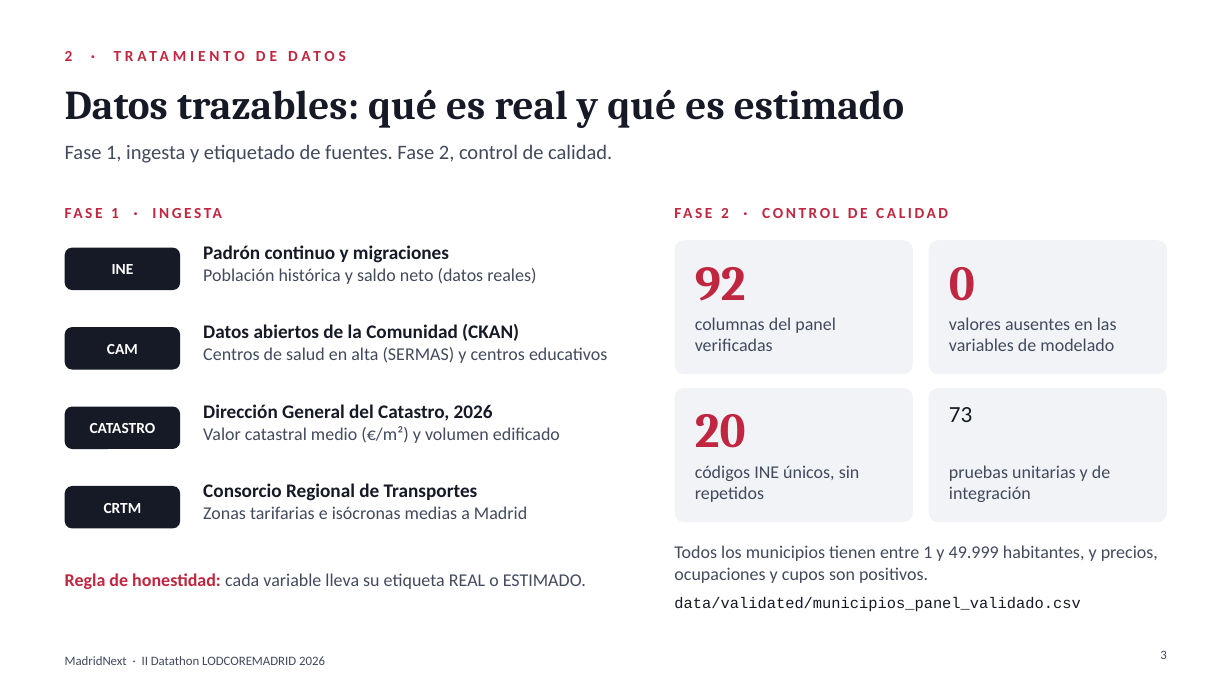
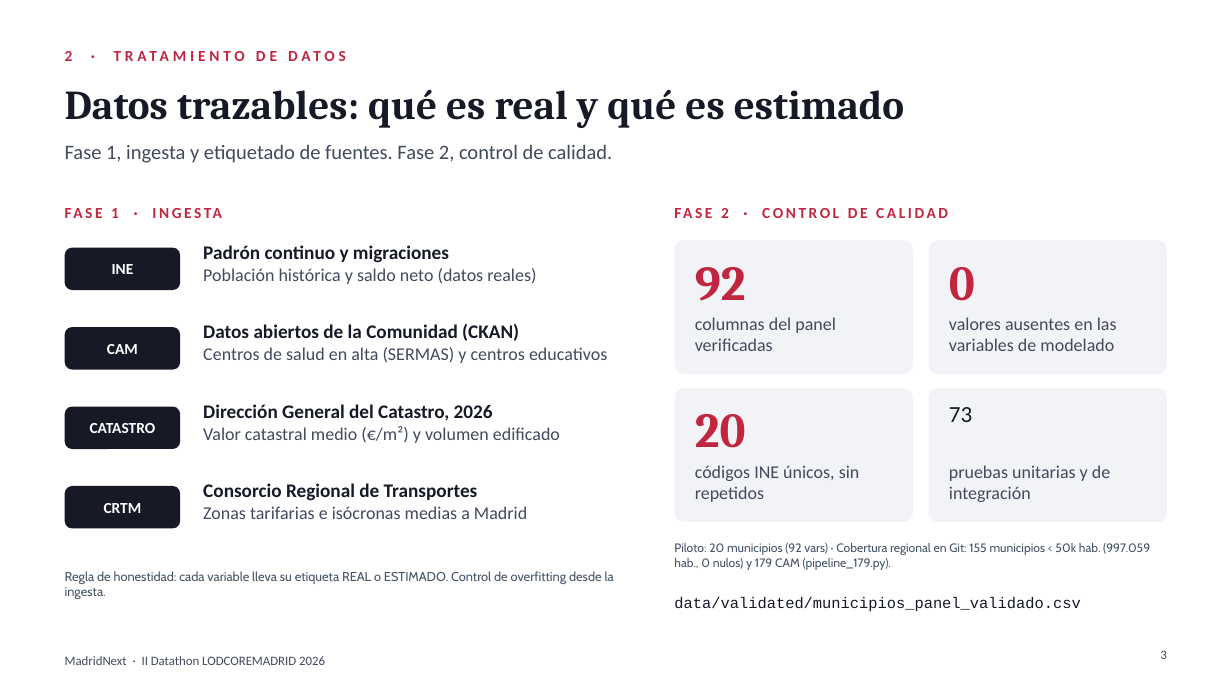
Before and after one commit to AlejandroCuntin/DatathonLodCoreMadrid, a slide deck: slide 3 of presentacion_datathon_oficial.pptx. Drawn at 1232x693 pixels with LibreOffice and Linux fonts; fonts in the diff are those of the drawing. Boxes give left, top, right and bottom in pixels: in the first picture for what was removed or moved away, otherwise in the second. Text is boxed around its words. In the diff, an @@ line names an element or a change of style, - is before the commit and + after.

Commit message:
docs(presentacion): destaca backtesting historico, control de overfitting y cobertura 155/179 municipios

```diff
--- a/presentacion_datathon_oficial.pptx
+++ b/presentacion_datathon_oficial.pptx
@@ text at (674, 543, 1150, 570): text changed; size 14 to 9.5 pt; font Calibri to Cabin; text colour #424A5E to #475569 @@
-Todos los municipios tienen entre 1 y 49.999 habitantes, y precios, ocupaciones y cupos son positivos.
+Piloto: 20 municipios (92 vars) · Cobertura regional en Git: 155 municipios < 50k hab. (997.059 hab., 0 nulos) y 179 CAM (pipeline_179.py).
@@ text at (65, 571, 614, 599): text changed; size 14 to 10 pt; font Calibri to Cabin; text colour #424A5E to #475569 @@
-Regla de honestidad: cada variable lleva su etiqueta REAL o ESTIMADO.
+Regla de honestidad: cada variable lleva su etiqueta REAL o ESTIMADO. Control de overfitting desde la ingesta.
```
Also in this commit, not shown: 5 other slides changed, 1 other file.
